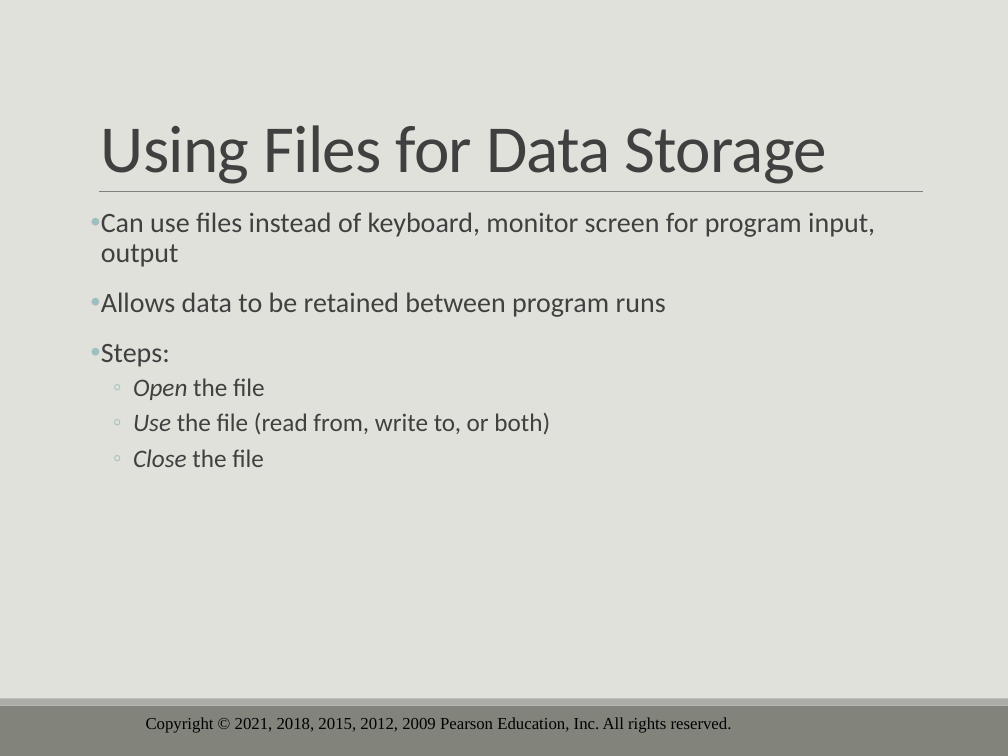
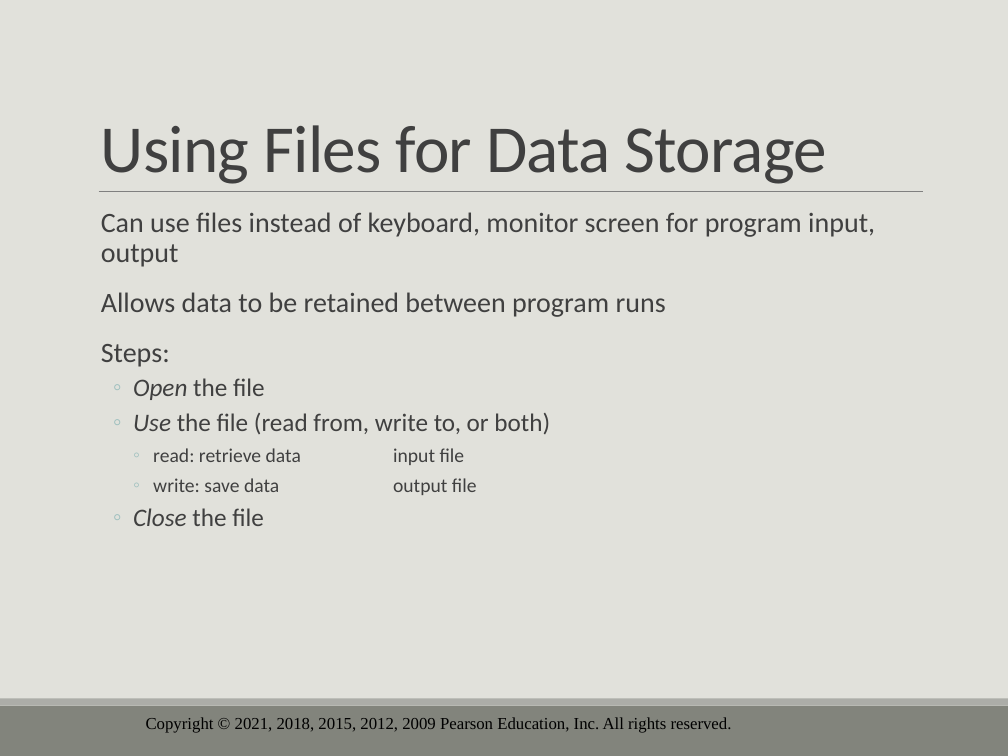
Before and after one commit to drolsonmi/eng1400, a slide deck: slide 51 of 1400_05_Loops and Files.pptx (slide 50 before the commit). Drawn at 1008x756 pixels with LibreOffice and Linux fonts; fonts in the diff are those of the drawing; background and template pictures are left out. Boxes give left, top, right and bottom in pixels: in the first picture for what was removed or moved away, otherwise in the second. Text is boxed around its words. In the diff, an @@ line names an element or a change of style, - is before the commit and + after.

```diff
--- a/1400_05_Loops and Files.pptx
+++ b/1400_05_Loops and Files.pptx
@@ text at bbox=[101, 212, 875, 367]: bullet • to   @@
@@ text at bbox=[153, 448, 477, 495]: paragraphs added @@
+    ◦ read: retrieve data input file
+    ◦ write: save data output file
```
Also in this commit, not shown: 14 other slides changed, 1 slide added, 5 slides removed, 3 other files.
